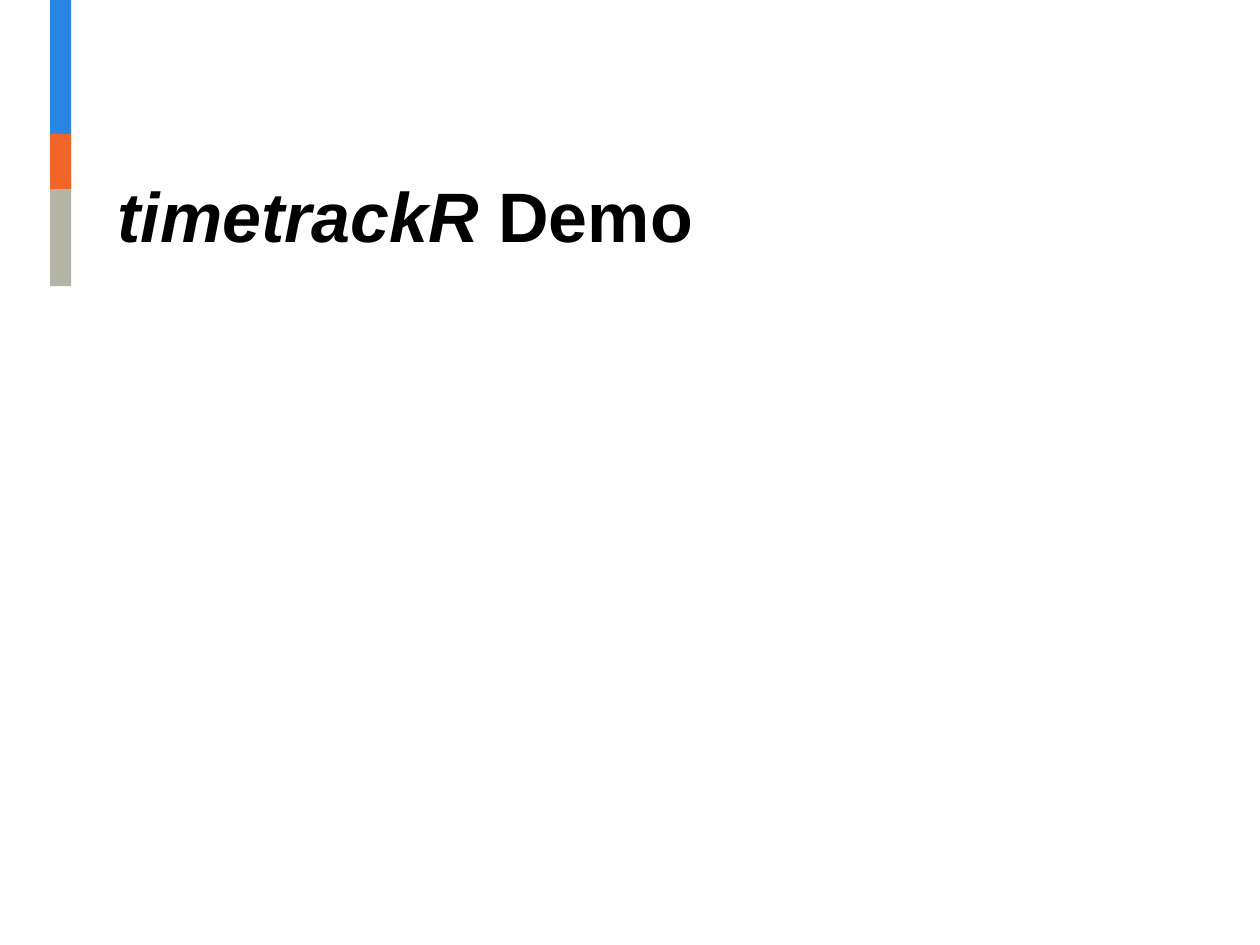
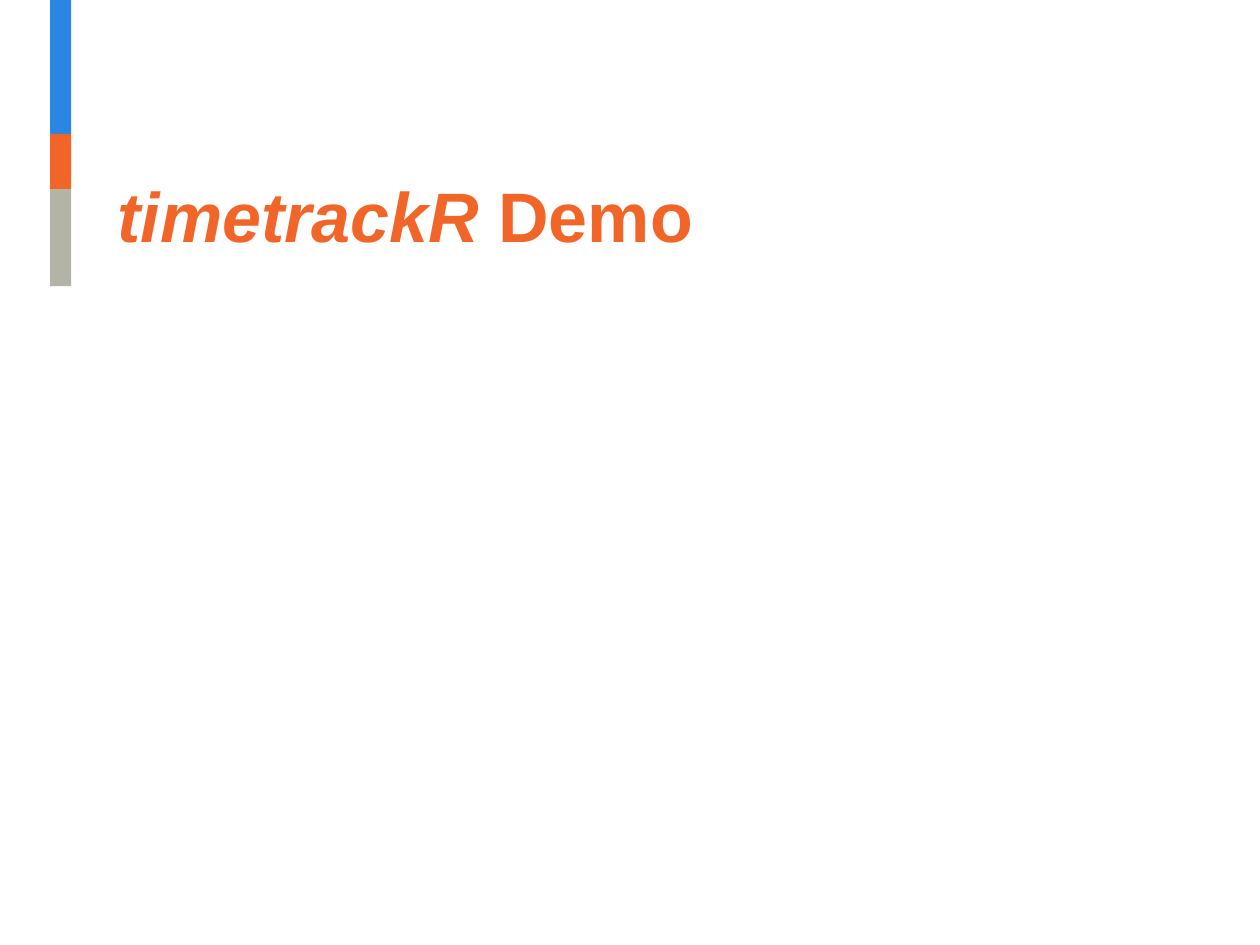
Before and after one commit to jalavery/timetrackR, a slide deck: slide 11 of RLadies timetrackR Presentation.pptx. Drawn at 1260x945 pixels with LibreOffice and Linux fonts; fonts in the diff are those of the drawing; background and template pictures are left out. Boxes give left, top, right and bottom in pixels: in the first picture for what was removed or moved away, otherwise in the second. Text is boxed around its words. In the diff, an @@ line names an element or a change of style, - is before the commit and + after.

```diff
--- a/RLadies timetrackR Presentation.pptx
+++ b/RLadies timetrackR Presentation.pptx
@@ title "timetrackR Demo" at box(118, 191, 692, 243): text colour #000000 to #F26529 @@
```
Also in this commit, not shown: 6 other slides changed, 8 slides added, 1 slide removed, 4 other files.
